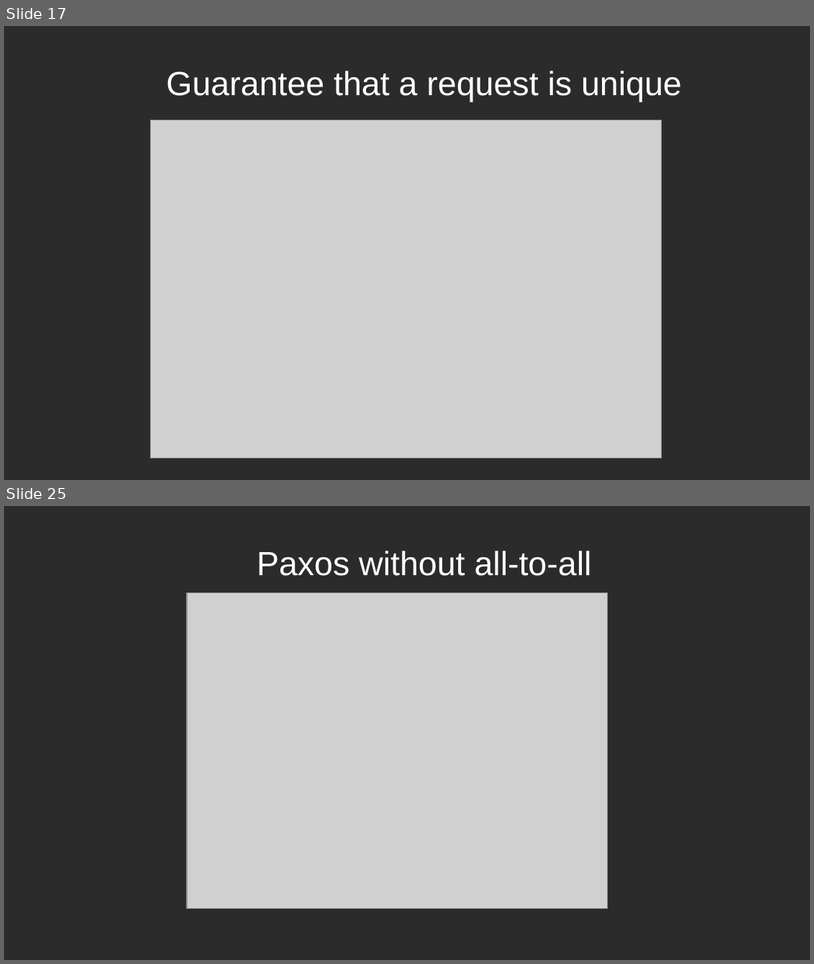
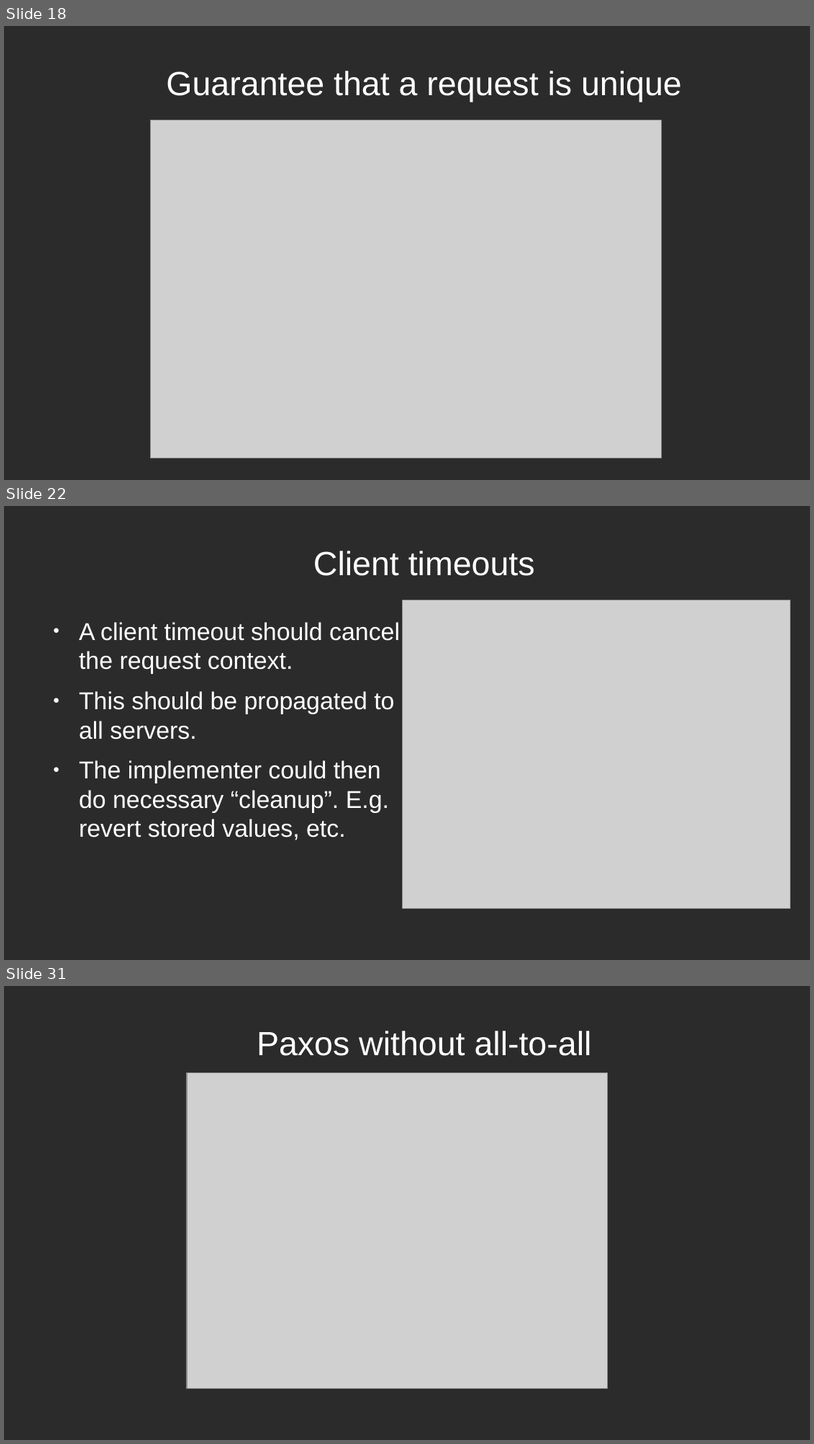
Before and after one commit to aleksander-vedvik/Master, a slide deck: notes/presentation_updated.odp. Shown one above the other, each under a label of ours: slides 17 and 25 before the commit, slides 18, 22 and 31 after it; the slides between them are not shown. The pictures are 814x964 and 814x1444 pixels, drawn with LibreOffice and Linux fonts; fonts in the diff are those of the drawing; grey boxes stand for pictures; background and template pictures are left out; a plain dark background stands for a picture behind light text. Boxes give left, top, right and bottom in pixels: in the first picture for what was removed or moved away, otherwise in the second. Text is boxed around its words. In the diff, an @@ line names an element or a change of style, - is before the commit and + after.

```diff
--- a/notes/presentation_updated.odp
+++ b/notes/presentation_updated.odp
@@ slide 22 added at (4, 506, 810, 960), background picture (left out) @@
@@ title added at (314, 551, 535, 576), 33 pt, text #FFFFFF @@
+Client timeouts
@@ picture added at (403, 600, 791, 908) @@
@@ text added at (79, 622, 400, 840), 24 pt, text #FFFFFF @@
+● A client timeout should cancel the request context.
+● This should be propagated to all servers.
+● The implementer could then do necessary “cleanup”. E.g. revert stored values, etc.
@@ what was slide 17 is now slide 18 @@
@@ what was slide 25 is now slide 31 @@
```
Also in this commit, not shown: 2 slides changed, 12 other slides added, 7 slides removed, 1 other file.
